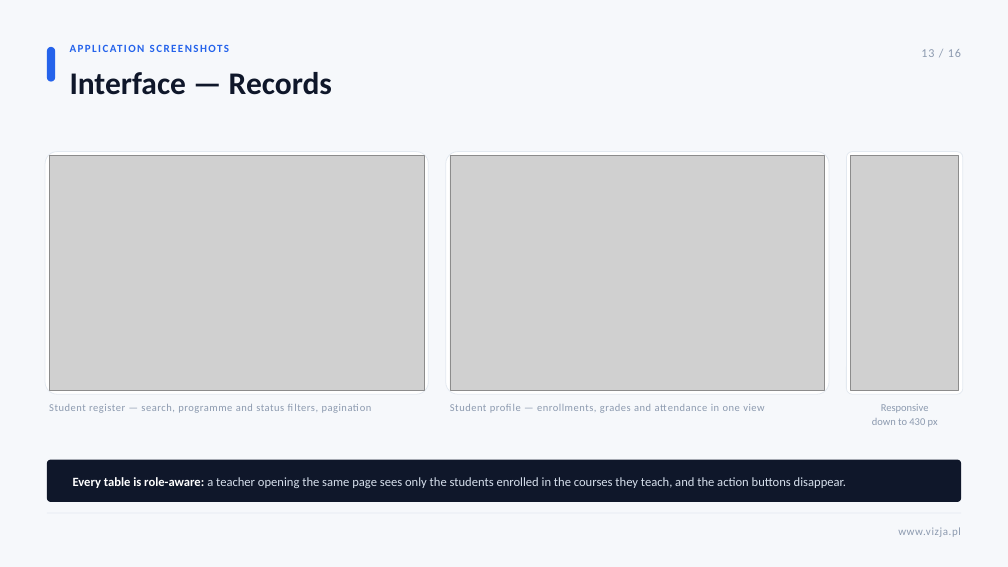
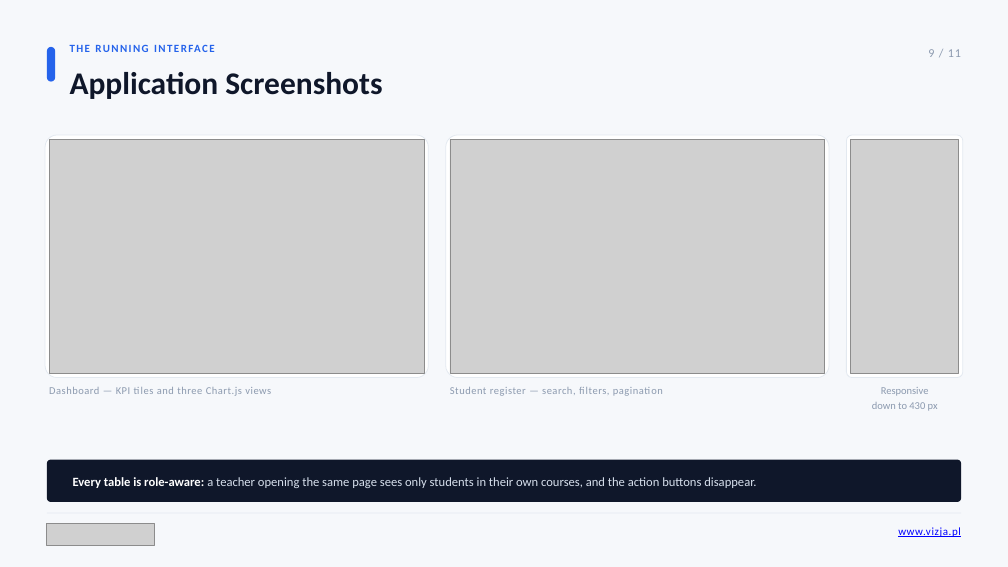
Before and after one commit to maksym671/Diploma-Project-SMS-Management-System, a slide deck: slide 9 of Maksym_Shpak_Diploma_Presentation.pptx (slide 13 before the commit). Drawn at 1008x567 pixels with LibreOffice and Linux fonts; fonts in the diff are those of the drawing; grey boxes stand for pictures. Boxes give left, top, right and bottom in pixels: in the first picture for what was removed or moved away, otherwise in the second. Text is boxed around its words. In the diff, an @@ line names an element or a change of style, - is before the commit and + after.

Commit message:
Replace email password reset with an in-app Teachers screen

```diff
--- a/Maksym_Shpak_Diploma_Presentation.pptx
+++ b/Maksym_Shpak_Diploma_Presentation.pptx
@@ text at <box>928,49,961,57</box>: text changed @@
-13 / 16
+9 / 11
@@ text at <box>70,72,382,99</box>: text changed; size 10.5 to 30 pt; text colour #2563EB to #0F172A @@
-APPLICATION SCREENSHOTS
+Application Screenshots
@@ text removed at <box>70,72,332,95</box> @@
-Interface — Records
@@ 3 pictures, 3 rounded rectangles, 1 text: place and size @@
-3 pictures, 3 rounded rectangles, 1 text at <box>45,151,963,427</box>
+3 pictures, 3 rounded rectangles, 1 text at <box>45,135,963,411</box>
@@ text added at <box>49,387,271,396</box>, 10 pt, text #8C9AAF @@
+Dashboard — KPI tiles and three Chart.js views
@@ text at <box>450,387,575,396</box>: text changed @@
-Student register — search, programme and status filters, pagination
+Student register — search, filters, pagination
@@ text removed at <box>450,404,764,413</box> @@
-Student profile — enrollments, grades and attendance in one view
@@ text at <box>73,477,756,488</box>: text changed @@
-Every table is role-aware: a teacher opening the same page sees only the students enrolled in the courses they teach, and the action buttons disappear.
+Every table is role-aware: a teacher opening the same page sees only students in their own courses, and the action buttons disappear.
@@ picture added at <box>47,523,154,545</box> @@
@@ text "www.vizja.pl" at <box>898,527,961,537</box>: text colour #8C9AAF to #0000FF, underline on @@
```
Also in this commit, not shown: 9 other slides changed, 1 slide added, 6 slides removed, 51 other files.
